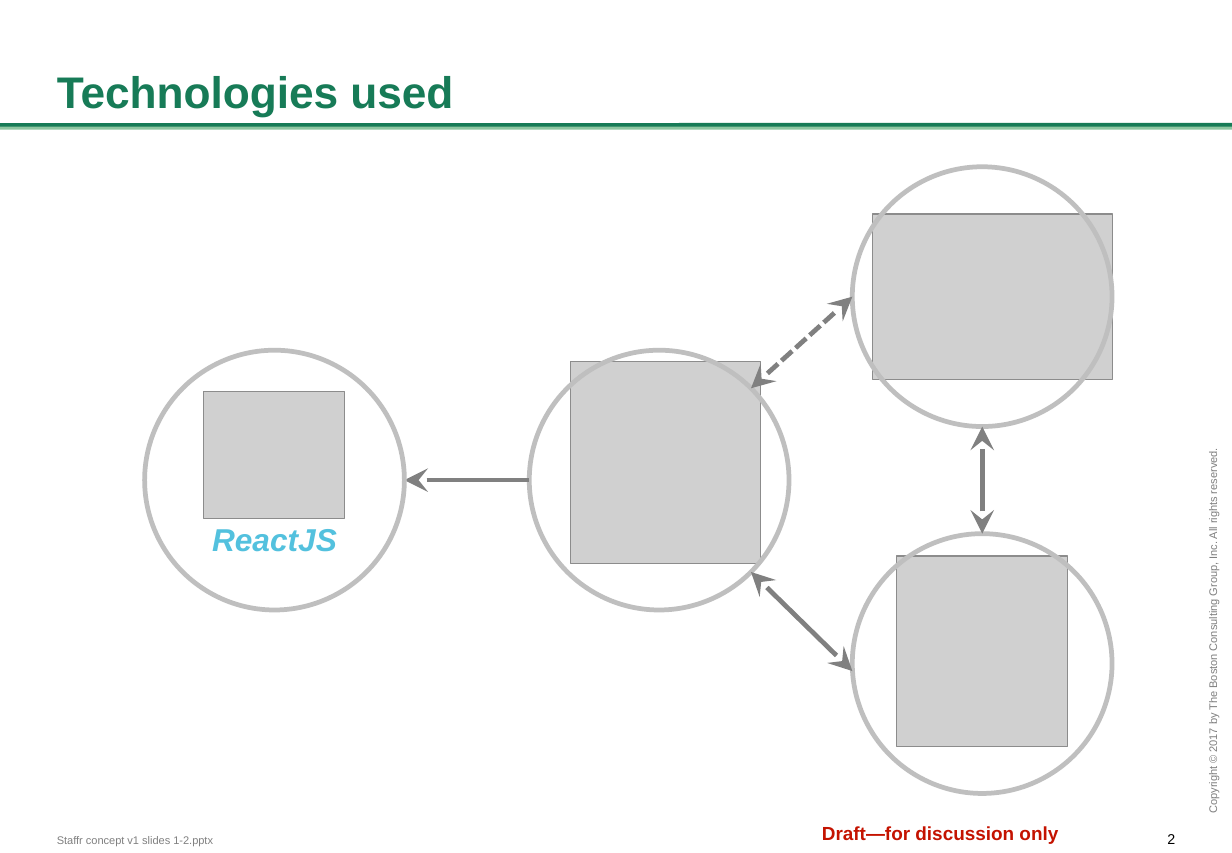
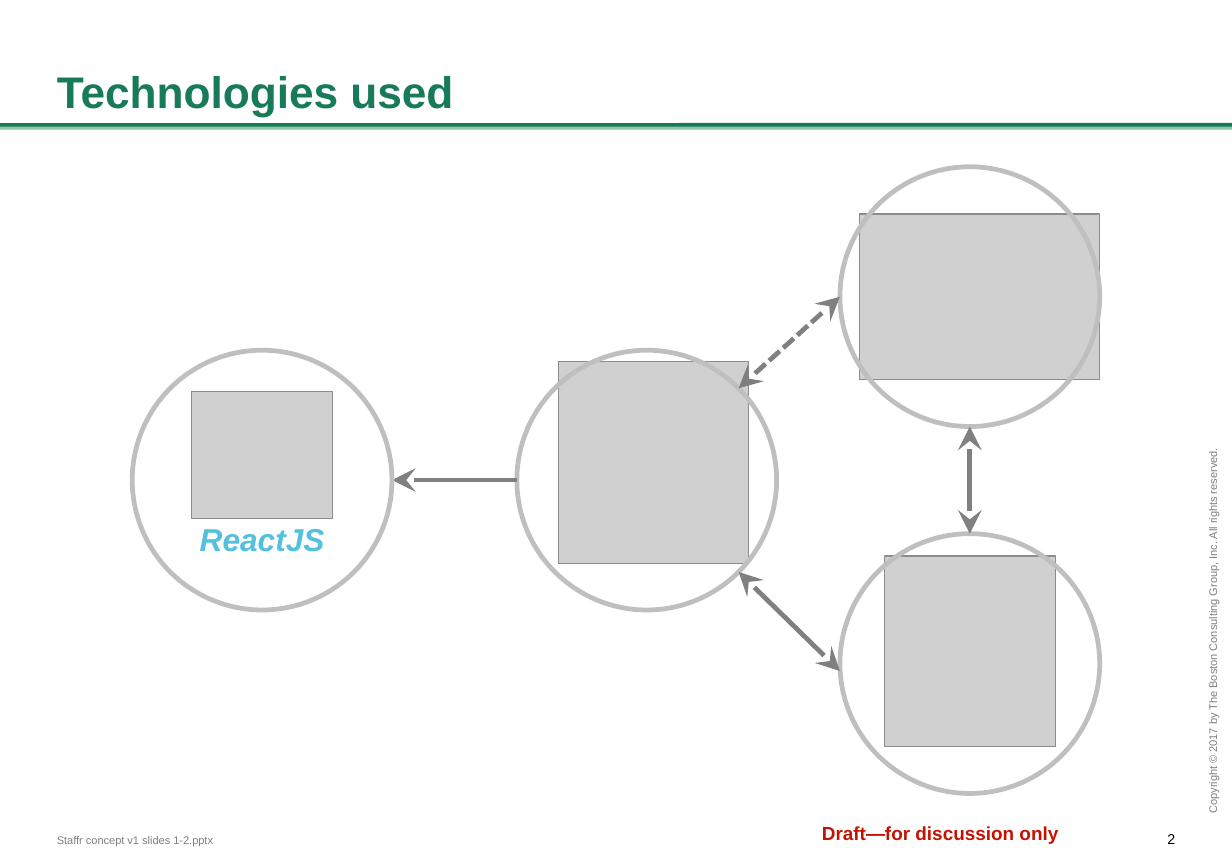
Before and after one commit to Plavit/Staffr, a slide deck: slide 3 of docs/WIP/Staffr concept v1 slides 1-2.pptx. Drawn at 1232x853 pixels with LibreOffice and Linux fonts; fonts in the diff are those of the drawing; grey boxes stand for pictures; background and template pictures are left out. Boxes give left, top, right and bottom in pixels: in the first picture for what was removed or moved away, otherwise in the second. Text is boxed around its words. In the diff, an @@ line names an element or a change of style, - is before the commit and + after.

```diff
--- a/docs/WIP/Staffr concept v1 slides 1-2.pptx
+++ b/docs/WIP/Staffr concept v1 slides 1-2.pptx
@@ 4 ellipses, 2 pictures, 2 double arrows moved together from (x1=144, y1=167, x2=1113, y2=793) to (x1=132, y1=167, x2=1100, y2=793) @@
@@ 2 pictures, 1 text, 1 double arrow, 1 arrow moved together from (x1=204, y1=214, x2=1113, y2=552) to (x1=191, y1=214, x2=1100, y2=552) @@
```
Also in this commit, not shown: 1 slide added, 5 other files.
